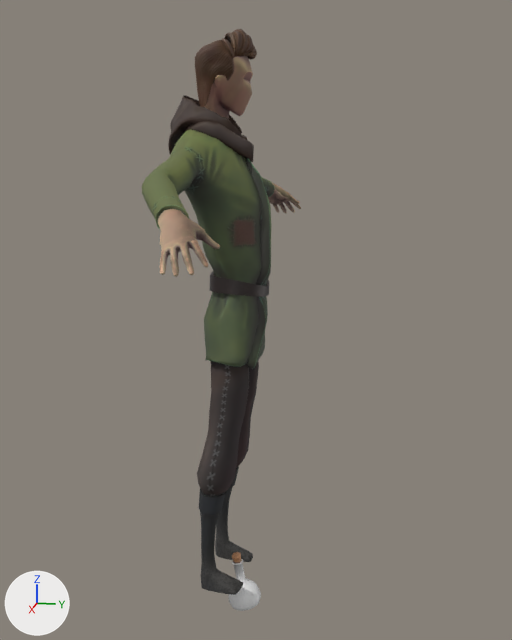
Renders of the Blender file Mhmd/Blender/Character/3rd Person/Sword_3rdPerson.blend from each side of a commit.
Camera for both pictures: a 50 mm camera at (2.182, 0.506, 1.472) aimed at (-0.01, 0.068, 0.925). The lights are fixed; the arrows at lower left show +X, +Y and +Z.

In view in the first picture: 'mc_body.001', 'mc_clothing.003', 'mc_clothing.004', 'potion', 'potion.001'.
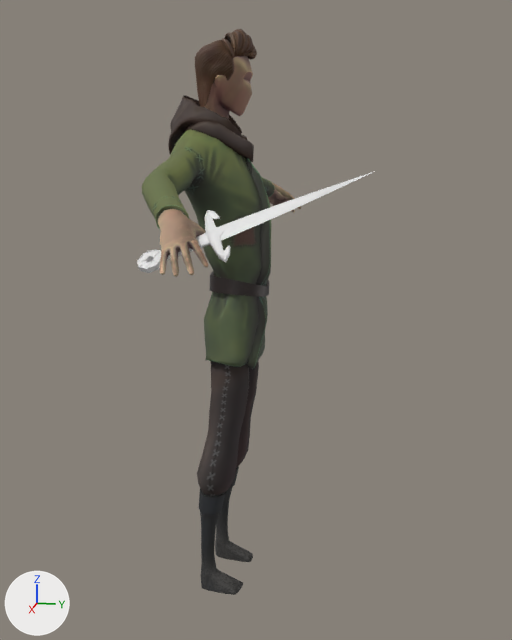
The change, as a diff of the scene's bpy script:
```diff
--- a/Mhmd/Blender/Character/3rd Person/Sword_3rdPerson.blend.py
+++ b/Mhmd/Blender/Character/3rd Person/Sword_3rdPerson.blend.py
@@ mat_dagger_mat @@
+mat_dagger_mat = principled_material('Dagger_Mat')
+mat_dagger_mat.base_color = (0.8, 0.8, 0.8)  # white #e7e7e7
@@ me_plane_010 @@
+me_plane_010.from_pydata(...)  # 333 vertices, 328 faces; spans x -0.099..0.099, y -0.011..0.01, z -0.104..0.466
+me_plane_010.materials.append(mat_dagger_mat)  # its picture is missing
@@ ob_potion @@
 ob_potion.location = (0.0, 0.0, 0.0)
+ob_potion.hide_set(True)
@@ ob_potion_001 @@
 ob_potion_001.location = (0.0, 0.0, 0.0)
+ob_potion_001.hide_set(True)
@@ ob_dagger_lp @@
+ob_dagger_lp = bpy.data.objects.new('Dagger_LP', me_plane_010)
+ob_dagger_lp.location = (0.667, 0.035, 1.249)
+ob_dagger_lp.rotation_euler = (-1.144, 0.488, 0.464)  # degrees (-66, 28, 27)
```

Location of each change, [x1, y1, x2, y2] in pixels of the pictures (512 x 640 px):
'Dagger_LP', added
    after: [137, 171, 375, 273]
'potion', hidden
    before: [229, 559, 261, 611]
'potion.001', hidden
    before: [232, 552, 241, 563]
